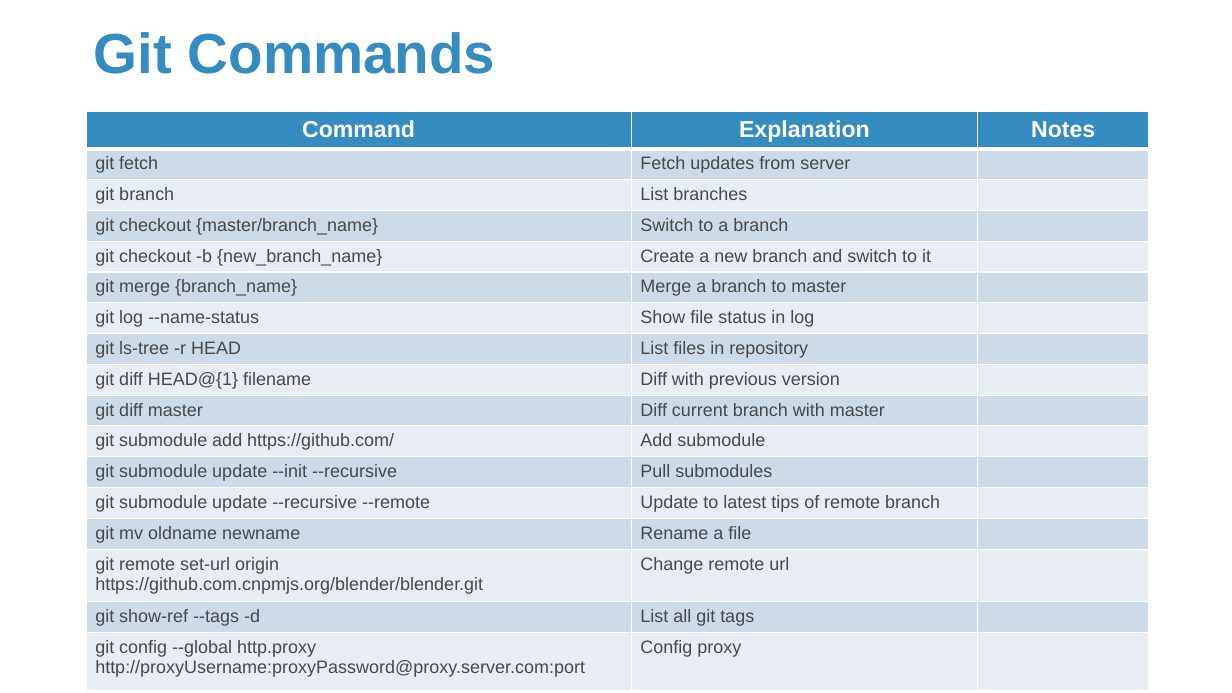
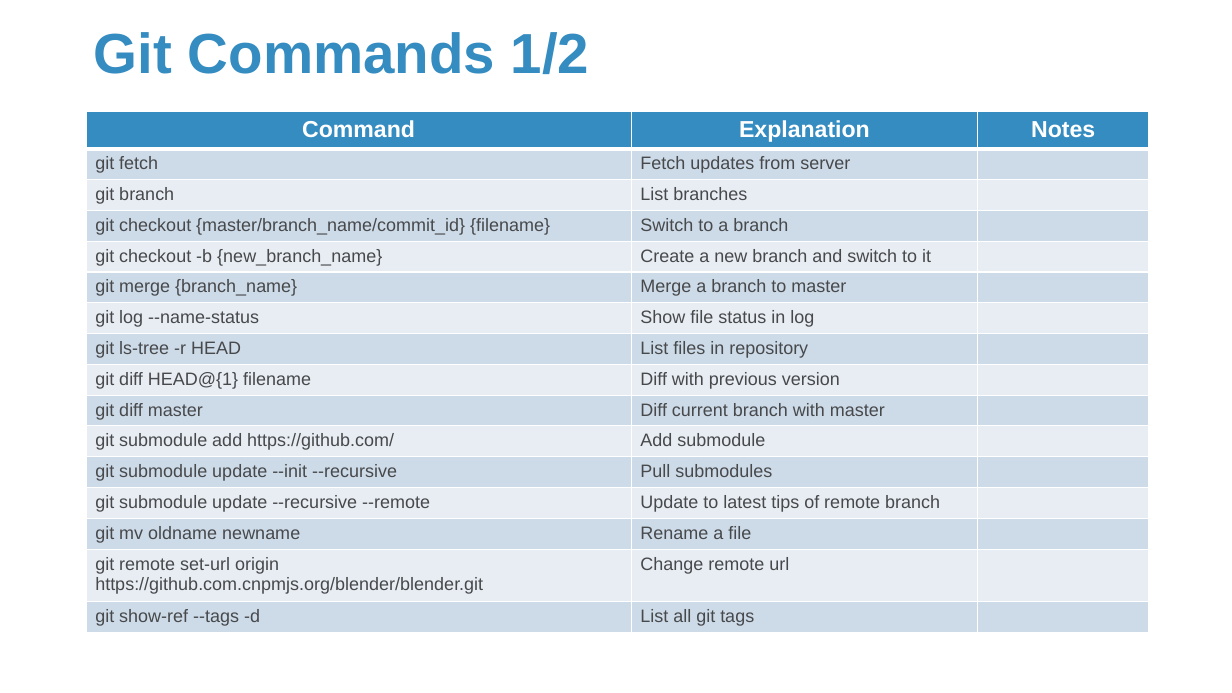
Before and after one commit to Sparks-Lu/TechNotes, a slide deck: slide 15 of Linux/Linux_Notes.pptx (slide 13 before the commit). Drawn at 1232x693 pixels with LibreOffice and Linux fonts; fonts in the diff are those of the drawing; background and template pictures are left out. Boxes give left, top, right and bottom in pixels: in the first picture for what was removed or moved away, otherwise in the second. Text is boxed around its words. In the diff, an @@ line names an element or a change of style, - is before the commit and + after.

```diff
--- a/Linux/Linux_Notes.pptx
+++ b/Linux/Linux_Notes.pptx
@@ title at (94,32,589,74): text changed @@
-Git Commands
+Git Commands 1/2
@@ table at (86,112,1149,690) @@
-row 4, column 1: git checkout {master/branch_name}
+row 4, column 1: git checkout {master/branch_name/commit_id} {filename}
-row 17: git config --global http.proxy http://proxyUsername:proxyPassword@proxy.server.com:port | Config proxy | 
```
Also in this commit, not shown: 5 other slides changed, 5 slides added, 13 other files.
